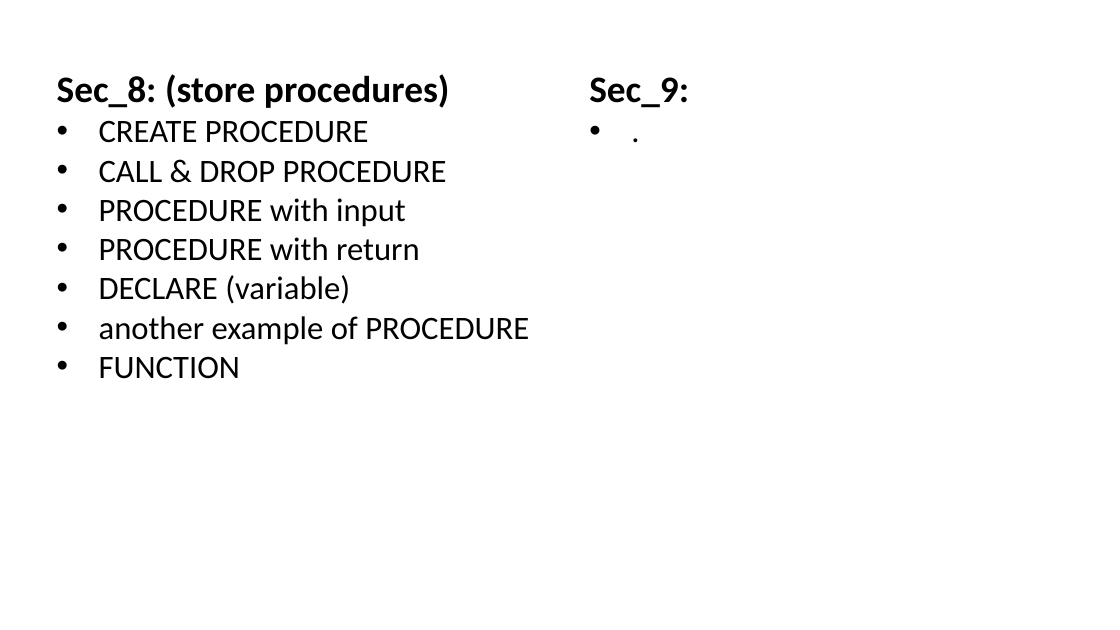
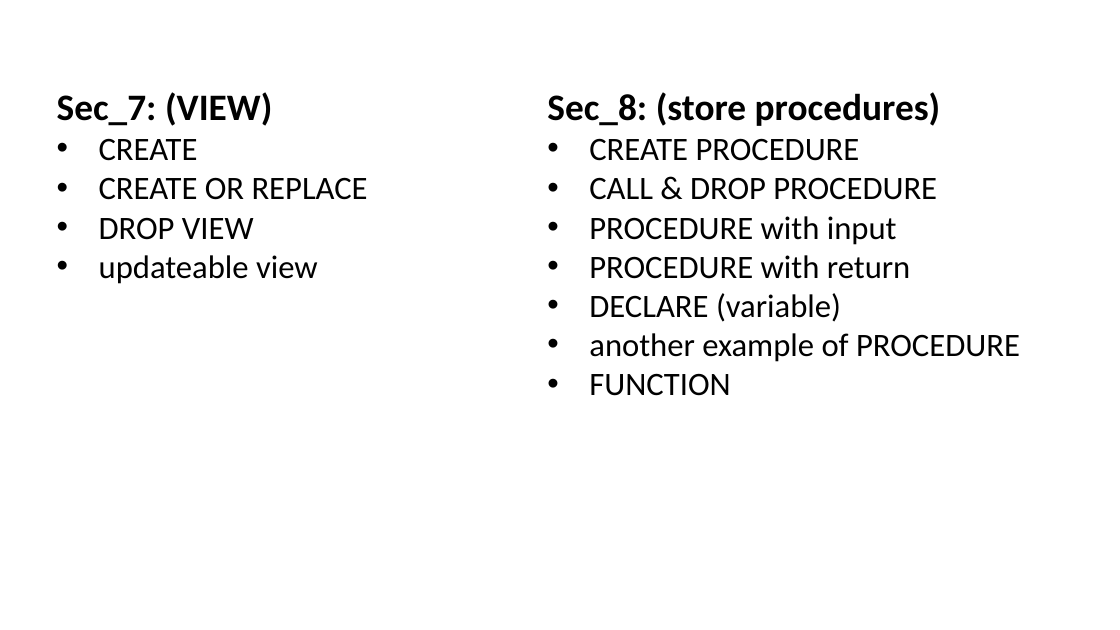
Before and after one commit to Amir-Hofo/Basic_SQL_Commands, a slide deck: slide 5 of list of content.pptx (slide 6 before the commit). Drawn at 1120x630 pixels with LibreOffice and Linux fonts; fonts in the diff are those of the drawing. Boxes give left, top, right and bottom in pixels: in the first picture for what was removed or moved away, otherwise in the second. Text is boxed around its words. In the diff, an @@ line names an element or a change of style, - is before the commit and + after.

```diff
--- a/list of content.pptx
+++ b/list of content.pptx
@@ text "Sec_8: (store procedures)": place and size @@
-text "Sec_8: (store procedures)" at bbox=[57, 74, 529, 379]
+text "Sec_8: (store procedures)" at bbox=[547, 92, 1020, 396]
@@ text removed at bbox=[589, 77, 689, 108] @@
-Sec_9:
-• .
@@ text added at bbox=[57, 92, 368, 284], 28 pt, text #000000 @@
+Sec_7: (VIEW)
+• CREATE
+• CREATE OR REPLACE
+• DROP VIEW
+• updateable view
```
Also in this commit, not shown: 2 other slides changed, 1 slide added, 1 slide removed, 2 other files.
